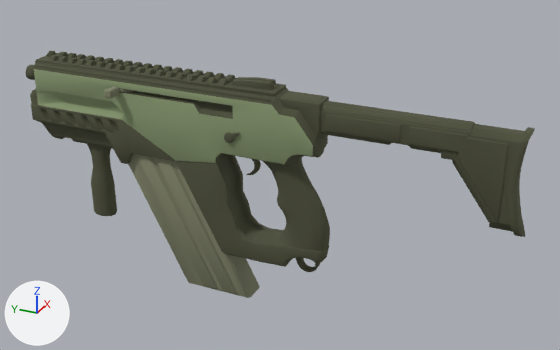
An edit to the glTF model assets/waffe.glb, drawn before and after from the same camera.
The view is the same before and after, from a 50 mm lens placed at (-0.986, -0.362, 1.0), pointed at (0.02, 0.091, 0.496). The axes (+X, +Y, +Z) are drawn at lower left. The lights are the same throughout. Where no turn or scale is listed for an object, it has been applied to the vertices. Vertices at the same position are counted once.

The first picture shows 'gun1', 'magazin'.
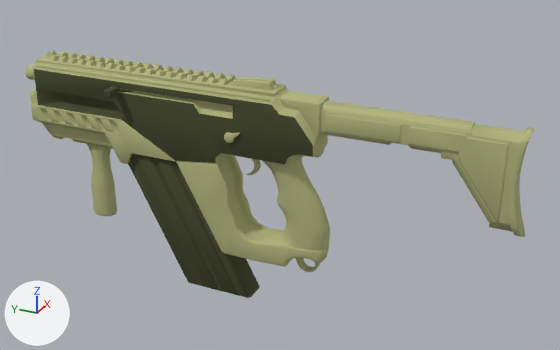
What changed in the scene script:
```text
Add mat_material_008:
    mat_material_008 = principled_material('Material.008')
    mat_material_008.base_color = (0.0595, 0.0683, 0.0252)  # dark green #454a2c
    mat_material_008.roughness = 1.0
Add mat_material_006:
    mat_material_006 = principled_material('Material.006')
    mat_material_006.base_color = (0.454, 0.468, 0.213)  # beige #b4b67f
    mat_material_006.roughness = 1.0
Change me_smg_low_plane_003:
    where me_smg_low_plane_003.from_pydata(...)  # 280 vertices, 538 faces; spans x -0.024..0.023, y -0.116..0.124, z -0.117..0.123
    remove me_smg_low_plane_003.materials.append(mat_material_004)  # yellow #93967b
    add me_smg_low_plane_003.materials.append(mat_material_008)  # dark green #454a2c
Change me_smg_low_plane:
    where me_smg_low_plane.from_pydata(...)  # 5843 vertices, 11408 faces; spans x -0.034..0.031, y -0.536..0.297, z -0.2..0.104
    used by ob_gun1; location = (-0.001, 0.251, 0.55)
    me_smg_low_plane part 1: all 11184 faces that had it switch from mat_material_003 (dark yellow #656751) to mat_material_006 (beige #b4b67f)
    me_smg_low_plane part 2: all 224 faces that had it switch from mat_material_005 (green #a0b087) to mat_material_008 (dark green #454a2c)
```

Changed parts and their boxes [x1, y1, x2, y2] in the pictures (560 x 350 px):
'magazin', recoloured (yellow to green): [128, 154, 260, 298] in both
part 1 of me_smg_low_plane, recoloured: [25, 51, 535, 272] in both
part 2 of me_smg_low_plane, recoloured: [34, 69, 313, 164] in both
